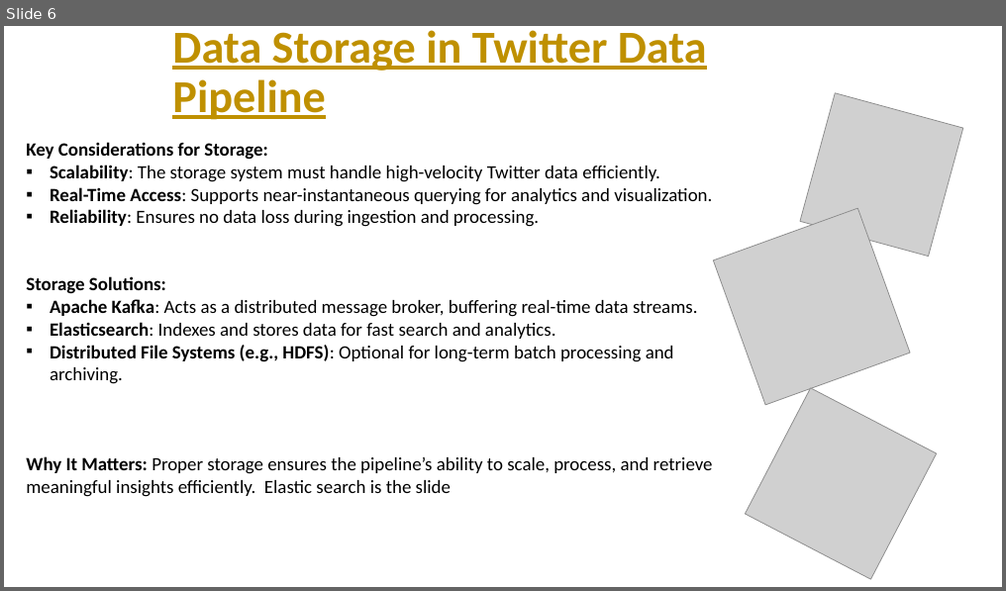
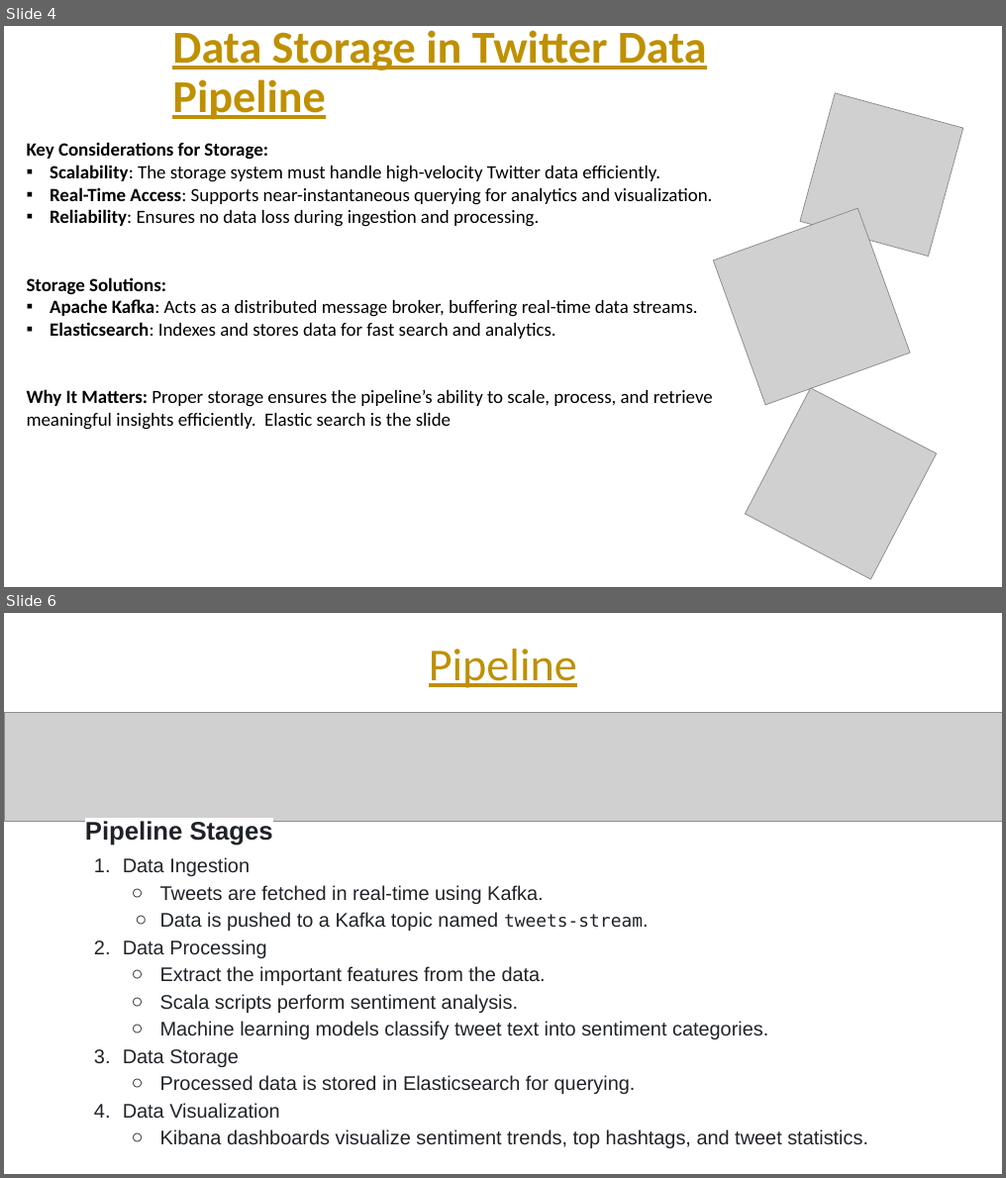
Before and after one commit to amjadAwad95/Twitter-Stream-Processing-Pipeline, a slide deck: Presentation/Presentation.pptx. Shown one above the other, each under a label of ours: slide 6 before the commit, slides 4 and 6 after it; the slides between them are not shown. The pictures are 1006x591 and 1006x1178 pixels, drawn with LibreOffice and Linux fonts; fonts in the diff are those of the drawing; grey boxes stand for pictures. Boxes give left, top, right and bottom in pixels: in the first picture for what was removed or moved away, otherwise in the second. Text is boxed around its words. In the diff, an @@ line names an element or a change of style, - is before the commit and + after.

Commit message:
added Technologies used and pipeline slides

```diff
--- a/Presentation/Presentation.pptx
+++ b/Presentation/Presentation.pptx
@@ slide 6 added at (4, 613, 1002, 1174), background #FFFFFF @@
@@ title added at (429, 649, 577, 688), 44 pt, text #BF9000, underline @@
+Pipeline
@@ picture added at (4, 713, 1002, 821) @@
@@ text added at (85, 821, 868, 1149), 19 pt, text #1F2328 @@
+Pipeline Stages
+1. Data Ingestion
+  ○ Tweets are fetched in real-time using Kafka.
+  ○ Data is pushed to a Kafka topic named tweets-stream.
+2. Data Processing
+  ○ Extract the important features from the data.
+  ○ Scala scripts perform sentiment analysis.
+  ○ Machine learning models classify tweet text into sentiment categories.
+3. Data Storage
+  ○ Processed data is stored in Elasticsearch for querying.
+4. Data Visualization
+  ○ Kibana dashboards visualize sentiment trends, top hashtags, and tweet statistics.
@@ what was slide 6 is now slide 4 @@
@@ slide 4 changed as well @@
@@ text at (50, 345, 674, 384): paragraph removed @@
-▪ Distributed File Systems (e.g., HDFS): Optional for long-term batch processing and archiving.
```
Also in this commit, not shown: 1 other slide changed, 1 other slide added, 2 slides removed.
